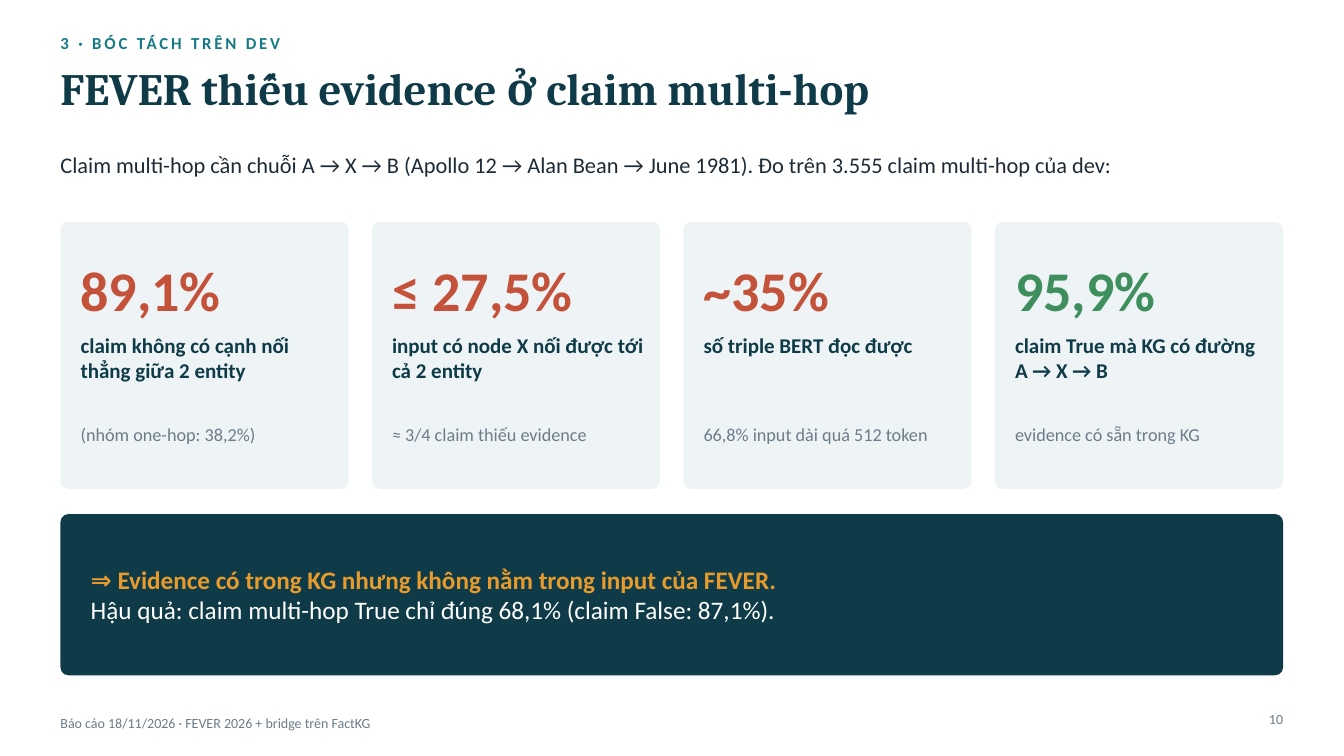
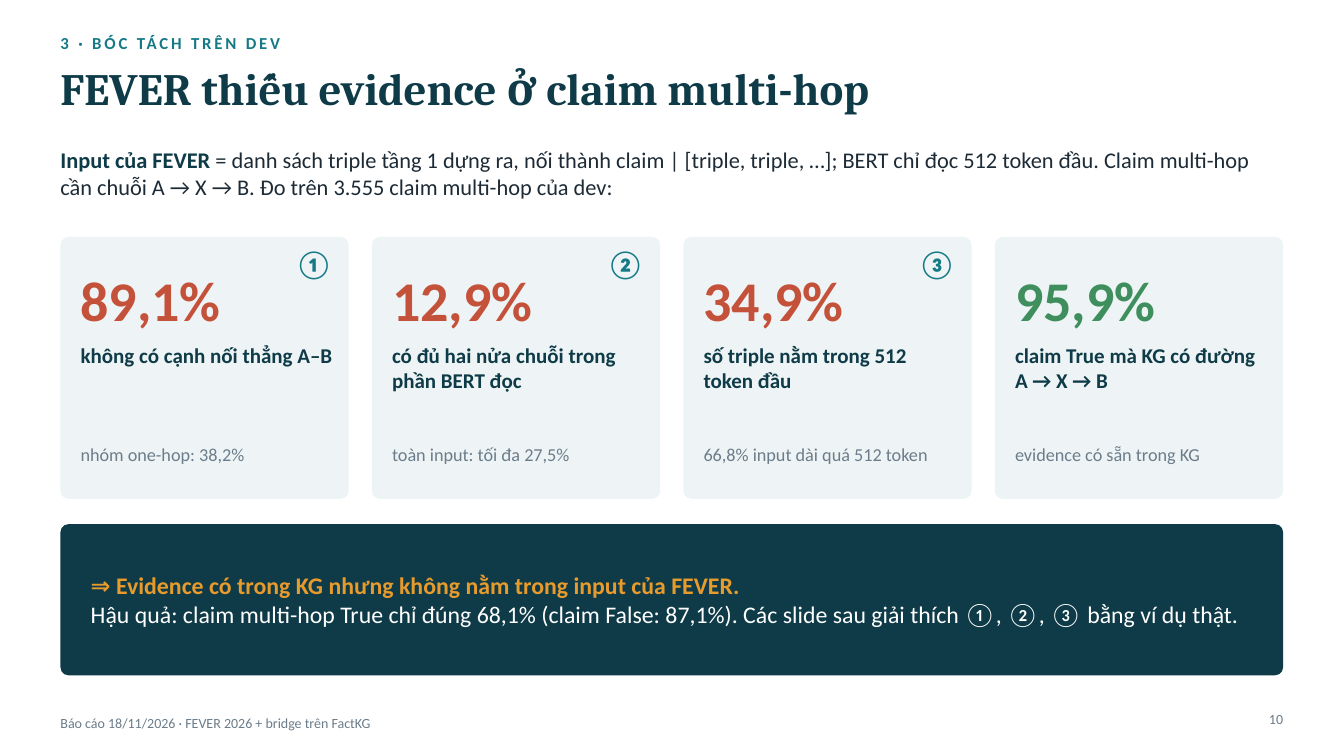
Before and after one commit to duyanhle17/FactKG, a slide deck: slide 10 of ý tưởng + thực nghiệm/báo cáo 18_11 - slide.pptx. Drawn at 1344x756 pixels with LibreOffice and Linux fonts; fonts in the diff are those of the drawing. Boxes give left, top, right and bottom in pixels: in the first picture for what was removed or moved away, otherwise in the second. Text is boxed around its words. In the diff, an @@ line names an element or a change of style, - is before the commit and + after.

```diff
--- a/ý tưởng + thực nghiệm/báo cáo 18_11 - slide.pptx
+++ b/ý tưởng + thực nghiệm/báo cáo 18_11 - slide.pptx
@@ text at (60, 151, 1249, 199): text changed @@
-Claim multi-hop cần chuỗi A → X → B (Apollo 12 → Alan Bean → June 1981). Đo trên 3.555 claim multi-hop của dev:
+Input của FEVER = danh sách triple tầng 1 dựng ra, nối thành claim | [triple, triple, …]; BERT chỉ đọc 512 token đầu. Claim multi-hop cần chuỗi A → X → B. Đo trên 3.555 claim multi-hop của dev:
@@ rounded rectangle: place and size @@
-rounded rectangle at (60, 222, 349, 489)
+rounded rectangle at (60, 237, 349, 499)
@@ rounded rectangle: place and size @@
-rounded rectangle at (372, 222, 660, 489)
+rounded rectangle at (372, 237, 660, 499)
@@ rounded rectangle: place and size @@
-rounded rectangle at (684, 222, 972, 489)
+rounded rectangle at (684, 237, 972, 499)
@@ proportions changed in 5 elements at (60, 237, 349, 499), (60, 524, 1284, 676), (372, 237, 660, 499), (684, 237, 972, 499), (995, 237, 1284, 499) @@
@@ rounded rectangle: place and size @@
-rounded rectangle at (995, 222, 1284, 489)
+rounded rectangle at (995, 237, 1284, 499)
@@ text "89,1%": place and size @@
-text "89,1%" at (81, 272, 221, 319)
+text "89,1%" at (81, 282, 221, 329)
@@ text added at (295, 251, 332, 280), 20 pt, text #157A86, bold @@
+①
@@ text at (607, 251, 644, 280): text changed; size 15 to 20 pt; text colour #0E3B47 to #157A86 @@
-input có node X nối được tới cả 2 entity
+②
@@ text added at (918, 251, 955, 280), 20 pt, text #157A86, bold @@
+③
@@ text "95,9%": place and size @@
-text "95,9%" at (1015, 272, 1155, 319)
+text "95,9%" at (1015, 282, 1155, 329)
@@ text added at (392, 282, 532, 329), 40 pt, text #C4513A, bold @@
+12,9%
@@ text removed at (433, 272, 573, 319) @@
-≤ 27,5%
@@ text removed at (704, 272, 829, 312) @@
-~35%
@@ text added at (704, 282, 844, 329), 40 pt, text #C4513A, bold @@
+34,9%
@@ text at (81, 346, 332, 367): text changed @@
-claim không có cạnh nối thẳng giữa 2 entity
+không có cạnh nối thẳng A–B
@@ text added at (392, 346, 616, 392), 15 pt, text #0E3B47, bold @@
+có đủ hai nửa chuỗi trong phần BERT đọc
@@ text at (704, 346, 907, 388): text changed @@
-số triple BERT đọc được
+số triple nằm trong 512 token đầu
@@ text "claim True mà KG có ...": place and size @@
-text "claim True mà KG có ..." at (1015, 338, 1255, 378)
+text "claim True mà KG có ..." at (1015, 348, 1255, 388)
@@ text at (81, 448, 244, 464): text changed @@
-(nhóm one-hop: 38,2%)
+nhóm one-hop: 38,2%
@@ text added at (392, 447, 569, 464), 13 pt, text #6B7C8A @@
+toàn input: tối đa 27,5%
@@ text removed at (405, 427, 587, 442) @@
-≈ 3/4 claim thiếu evidence
@@ text "66,8% input dài quá 512 ...": place and size @@
-text "66,8% input dài quá 512 ..." at (704, 428, 928, 444)
+text "66,8% input dài quá 512 ..." at (704, 448, 928, 464)
@@ text "evidence có sẵn trong KG": place and size @@
-text "evidence có sẵn trong KG" at (1015, 426, 1200, 444)
+text "evidence có sẵn trong KG" at (1015, 446, 1200, 464)
@@ rounded rectangle: place and size @@
-rounded rectangle at (60, 514, 1284, 676)
+rounded rectangle at (60, 524, 1284, 676)
@@ text at (116, 574, 739, 598): size 18 to 17 pt in "⇒ Evidence có trong KG nhưng không ..." @@
@@ text at (91, 604, 1238, 627): text changed; size 18 to 17 pt @@
-Hậu quả: claim multi-hop True chỉ đúng 68,1% (claim False: 87,1%).
+Hậu quả: claim multi-hop True chỉ đúng 68,1% (claim False: 87,1%). Các slide sau giải thích ①, ②, ③ bằng ví dụ thật.
```
Also in this commit, not shown: 7 other slides changed, 3 slides added, 1 other file.
